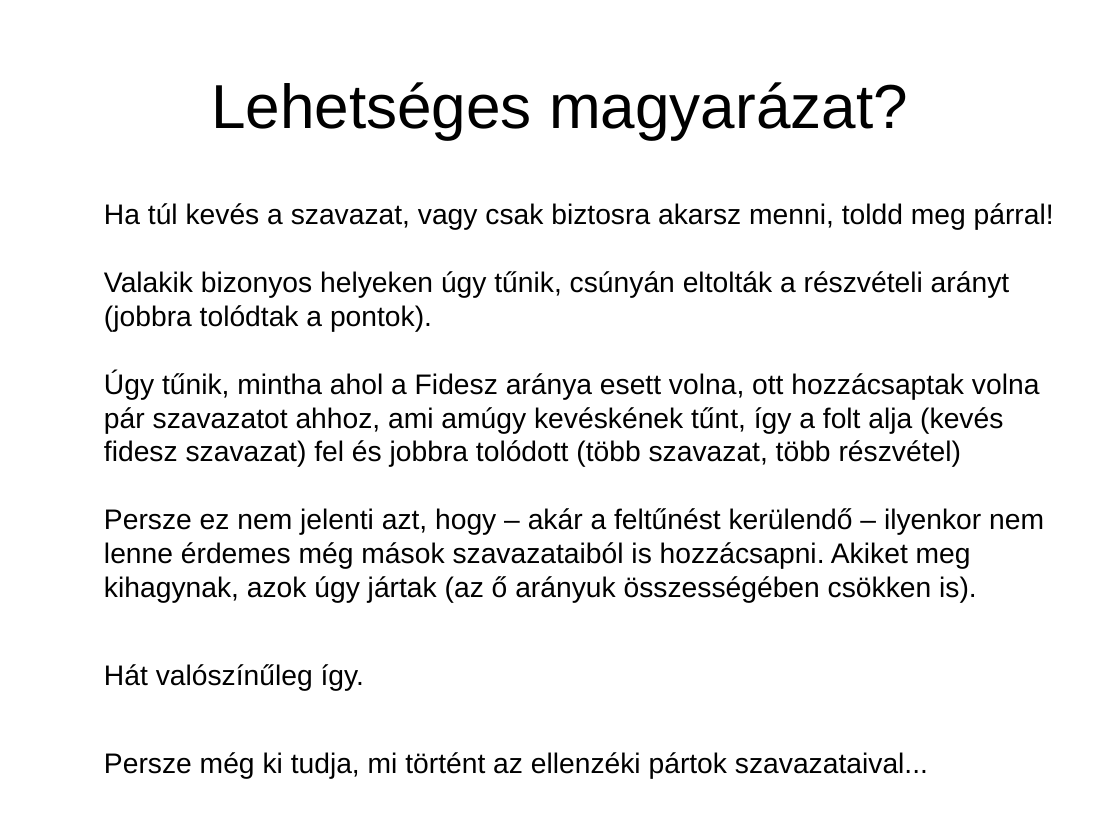
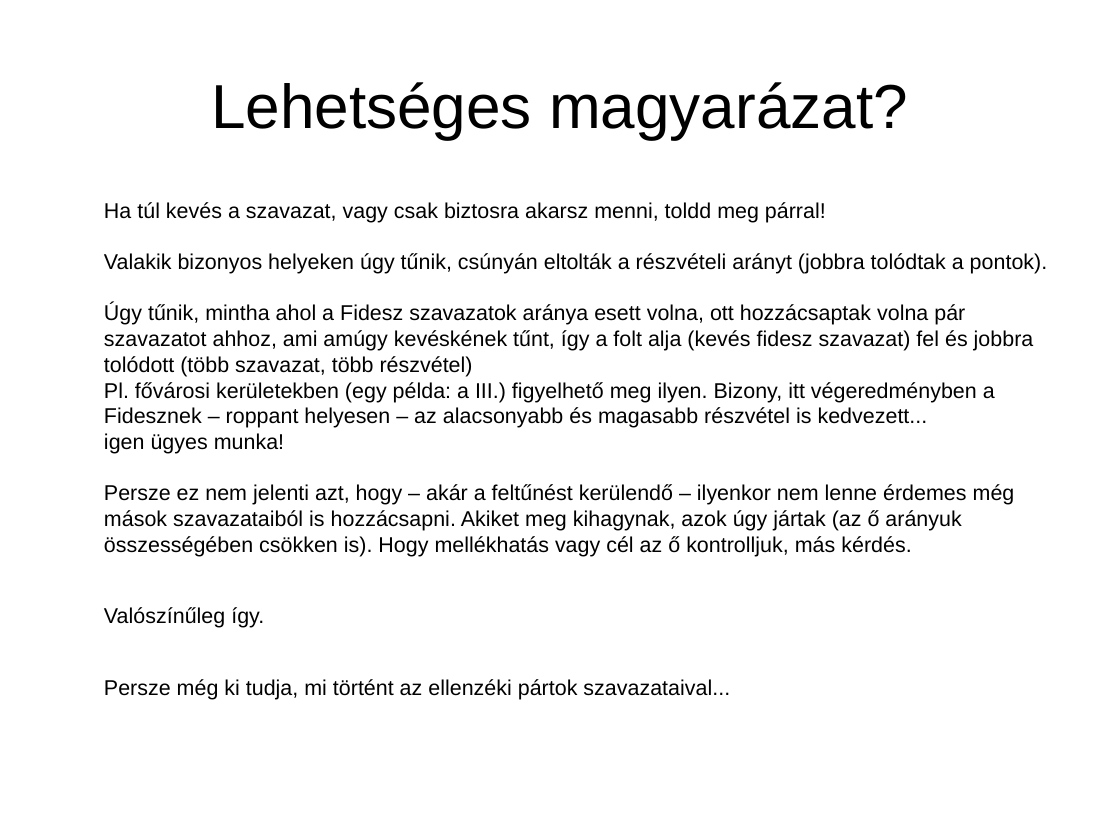
Before and after one commit to brezniczky/ep_elections_2019_hun, a slide deck: slide 13 of slides/hun/slides.odp. Drawn at 1120x840 pixels with LibreOffice and Linux fonts; fonts in the diff are those of the drawing. Boxes give left, top, right and bottom in pixels: in the first picture for what was removed or moved away, otherwise in the second. Text is boxed around its words. In the diff, an @@ line names an element or a change of style, - is before the commit and + after.

```diff
--- a/slides/hun/slides.odp
+++ b/slides/hun/slides.odp
@@ text at (x1=104, y1=202, x2=1048, y2=628): text changed; size 20 to 15.2 pt @@
-Ha túl kevés a szavazat, vagy csak biztosra akarsz menni, toldd meg párral!
-Valakik bizonyos helyeken úgy tűnik, csúnyán eltolták a részvételi arányt (jobbra tolódtak a pontok).
-Úgy tűnik, mintha ahol a Fidesz aránya esett volna, ott hozzácsaptak volna pár szavazatot ahhoz, ami amúgy kevéskének tűnt, így a folt alja (kevés fidesz szavazat) fel és jobbra tolódott (több szavazat, több részvétel)
-Persze ez nem jelenti azt, hogy – akár a feltűnést kerülendő – ilyenkor nem lenne érdemes még mások szavazataiból is hozzácsapni. Akiket meg kihagynak, azok úgy jártak (az ő arányuk összességében csökken is).
-Hát valószínűleg így.
+Ha túl kevés a szavazat, vagy csak biztosra akarsz menni, toldd meg párral!
+Valakik bizonyos helyeken úgy tűnik, csúnyán eltolták a részvételi arányt (jobbra tolódtak a pontok).
+Úgy tűnik, mintha ahol a Fidesz szavazatok aránya esett volna, ott hozzácsaptak volna pár szavazatot ahhoz, ami amúgy kevéskének tűnt, így a folt alja (kevés fidesz szavazat) fel és jobbra tolódott (több szavazat, több részvétel)
+Pl. fővárosi kerületekben (egy példa: a III.) figyelhető meg ilyen. Bizony, itt végeredményben a Fidesznek – roppant helyesen – az alacsonyabb és magasabb részvétel is kedvezett...
+igen ügyes munka!
+Persze ez nem jelenti azt, hogy – akár a feltűnést kerülendő – ilyenkor nem lenne érdemes még mások szavazataiból is hozzácsapni. Akiket meg kihagynak, azok úgy jártak (az ő arányuk összességében csökken is). Hogy mellékhatás vagy cél az ő kontrolljuk, más kérdés.
+Valószínűleg így.
@@ text at (x1=104, y1=679, x2=730, y2=696): size 20 to 15.2 pt in "Persze még ki tudja, mi történt az ..." @@
```
Also in this commit, not shown: 24 other slides changed, 3 slides added.
